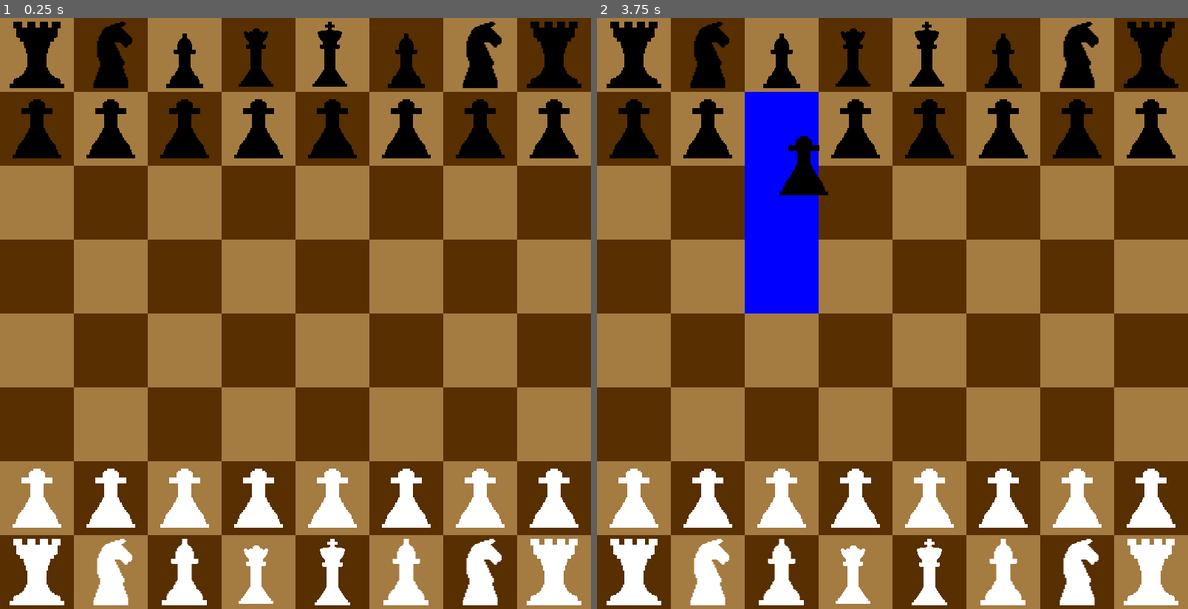
Above: before the commit, frames 1-2 (left to right).
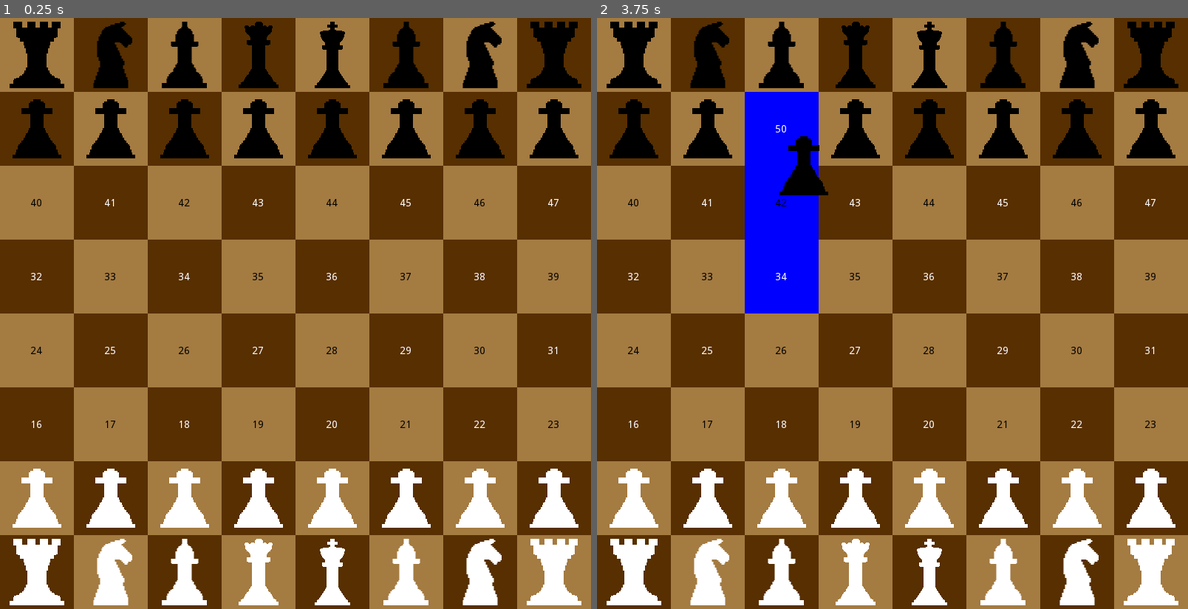
Above: after the commit, the same moments.

Repository: sammy-kuang/EvolutionChess
Game: Godot game, scene res://Main.tscn
Same seed, same stepped clock (60 frames per second), same inputs: the game is played once before the commit and once after it. Before the commit the project starts from res://Scene.tscn.
Inputs (mouse positions are in pixels of both pictures, inside the frame that each line leads up to):
- Up to frame 1 (0.25 s): no input
- Up to frame 2 (3.75 s): tap Enter at 0.5, 2, 3.5 s; move the mouse to (862, 431) at 0.52 s; press the mouse at (862, 431) at 0.53 s; tap Space at 1.25, 2.75 s; move the mouse to (1069, 402) at 1.27 s; release the mouse at (1069, 402) at 1.28 s; tap R (undo) at 1.35, 2.85 s; move the mouse to (715, 224) at 2.02 s; press the mouse at (715, 224) at 2.03 s; move the mouse to (922, 313) at 2.77 s; release the mouse at (922, 313) at 2.78 s; move the mouse to (803, 165) at 3.52 s; press the mouse at (803, 165) at 3.53 s

The runs differ from the first frame. In frame 1, 1.1% of the frame differs, in the area x 5-95%, y 0-100%; in frame 2, 1.1%.

Commit message:
add en passant, begin networking

Diff:
--- a/Instances/Piece.gd
+++ b/Instances/Piece.gd
@@ -13,6 +13,7 @@
 var team_prefix = ""
 
 # moves
+var times_moved = 0 # how many times has this piece moved?
 var possible_moves = [] # type Move
 var has_moved : bool = false
 
@@ -84,7 +85,7 @@
 
 	var generation = []
 	match piece_type:
-		0: # pawn
+		0: # pawn ( i should probably try cleaning up this code )
 			var y = 1 if team_index == 0 else -1
 			var vec = Vector2(tile.tile_pos.x, tile.tile_pos.y + y)
 			var t = main_ref.position_to_tile(vec)
@@ -107,6 +108,24 @@
 			if right != null:
 				if right.has_enemy_piece(team_index):
 					generation.append(Move.new(tile, right, self, right.piece))
+
+			# en passant
+			var start_y = 1 if team_index == 0 else 6 # where does the team's pawns start?
+			var fifth_rank = start_y+(y*3) # get the current team's fifth rank
+
+			if tile.tile_pos.y == fifth_rank: # capturing pawn must be on its fifth rank
+				var adjacents = []
+				adjacents.append(main_ref.position_to_tile(Vector2(tile.tile_pos.x-1, tile.tile_pos.y))) # left
+				adjacents.append(main_ref.position_to_tile(Vector2(tile.tile_pos.x+1, tile.tile_pos.y))) # right
+				for adjacent in adjacents: # typeof tile
+					if adjacent == null:
+						continue
+
+					if adjacent.has_enemy_piece(team_index) and adjacent.has_piece_type(0): # 0 for pawn
+						if adjacent.piece.times_moved == 1: # the captured pawn must have only moved in a double step
+							generation.append(Move.new(tile, main_ref.position_to_tile(Vector2(adjacent.tile_pos.x, adjacent.tile_pos.y+y)), self, adjacent.piece))
+				pass
+
 		1: # rook
 			generation.append_array(generate_vertical_moves())
 			generation.append_array(generate_horizontal_moves())
@@ -155,6 +174,9 @@
 	legal_moves.append_array(add_castles(enemy_team))
 	return legal_moves
 
+func add_en_passants():
+	pass
+
 func add_castles(enemy_team): # super messy lol
 	var castles = []
 	var tiles = main_ref.tiles
--- a/Instances/Tile.gd
+++ b/Instances/Tile.gd
@@ -19,7 +19,7 @@
 # Called when the node enters the scene tree for the first time.
 func _ready():
 	update_color()
-	set_label("")
+	set_label(index as String)
 
 	if tile_color == main_ref.black_color: # ui stuff
 		get_label().add_color_override("font_color", Color.white)
--- a/Main.gd
+++ b/Main.gd
@@ -38,7 +38,7 @@
 		mouse_tile = null
 
 	if mouse_piece != null:
-		mouse_piece.position = get_viewport().get_mouse_position()
+		mouse_piece.position = get_global_mouse_position()
 
 
 func _input(event):
@@ -122,6 +122,7 @@
 func moved(move : Move):
 	var move_piece = move.move_piece
 	move_piece.has_moved = true
+	move_piece.times_moved += 1
 
 	# castle check
 	castle_check(move)
--- /dev/null
+++ b/MainMenu.tscn
@@ -0,0 +1,23 @@
+[gd_scene format=2]
+
+[node name="MainMenu" type="Node2D"]
+
+[node name="Host" type="Button" parent="."]
+margin_left = 169.706
+margin_top = 79.196
+margin_right = 595.706
+margin_bottom = 299.196
+text = "Host"
+__meta__ = {
+"_edit_use_anchors_": false
+}
+
+[node name="Join" type="Button" parent="."]
+margin_left = 177.715
+margin_top = 386.209
+margin_right = 603.715
+margin_bottom = 606.209
+text = "Join"
+__meta__ = {
+"_edit_use_anchors_": false
+}
--- a/Scene.tscn
+++ b/Scene.tscn
@@ -3,10 +3,9 @@
 [ext_resource path="res://Main.tscn" type="PackedScene" id=1]
 
 [node name="Scene" type="Node2D"]
-position = Vector2( 400, 400 )
 
 [node name="Main Camera" type="Camera2D" parent="."]
-offset = Vector2( 400, 400 )
 current = true
 
 [node name="Main" parent="Main Camera" instance=ExtResource( 1 )]
+piece_offset = -400.0
--- a/Scripts/Move.gd
+++ b/Scripts/Move.gd
@@ -12,3 +12,6 @@
 	self.end_tile = end_tile
 	self.move_piece = move_piece
 	self.taken_piece = taken_piece
+
+func compare_end_index(index : int):
+	return end_tile.index == index
--- a/project.godot
+++ b/project.godot
@@ -51,7 +51,7 @@
 [application]
 
 config/name="ChessGame"
-run/main_scene="res://Scene.tscn"
+run/main_scene="res://Main.tscn"
 config/icon="res://icon.png"
 
 [display]
@@ -59,11 +59,6 @@
 window/size/width=800
 window/size/height=800
 window/size/resizable=false
-
-[global]
-
-Stack=false
-Scene=false
 
 [input]
 
Binary file changed: Sprites/black_bishop.png
Binary file changed: Sprites/black_king.png
Binary file changed: Sprites/black_queen.png
Binary file changed: Sprites/white_king_upgraded.png
Binary file changed: Sprites/white_queen.png
